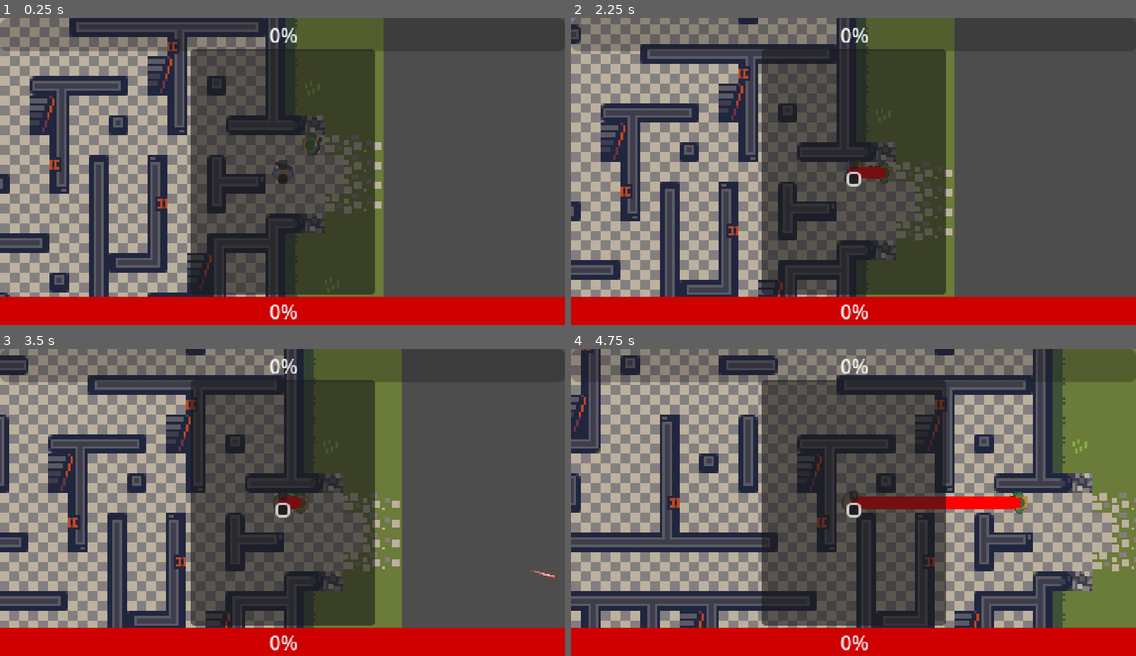
Above: before the commit, frames 1-4 (two rows, left to right).
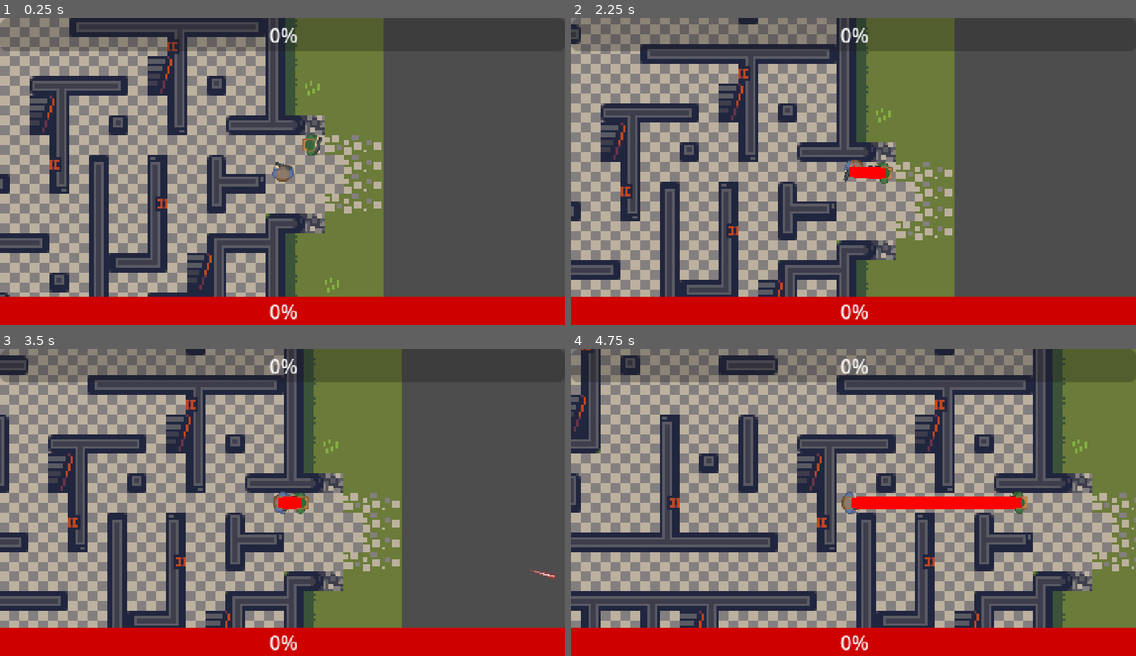
Above: after the commit, the same moments.

Repository: KeralaBlasters/year11godot
Game: Godot game, scene res://Scenes/Levels/Level1.tscn
Same seed, same stepped clock (60 frames per second), same inputs: the game is played once before the commit and once after it.
Inputs (mouse positions are in pixels of both pictures, inside the frame that each line leads up to):
- Up to frame 1 (0.25 s): no input
- Up to frame 2 (2.25 s): click (853, 165) at 0.52 s; click (853, 177) at 1.27 s; move the mouse to (825, 232) at 2.02 s; hold W (up) from 2.03 s (still down); click (825, 232) at 2.1 s
- Up to frame 3 (3.5 s): keep holding W (up); move the mouse to (452, 548) at 2.77 s; click (452, 548) at 2.85 s
- Up to frame 4 (4.75 s): move the mouse to (684, 456) at 3.52 s; release W (up) at 3.53 s; hold A (left) from 3.53 s (still down); click (684, 456) at 3.6 s; move the mouse to (881, 502) at 4.27 s; click (881, 502) at 4.35 s

The runs differ from the first frame. In frame 1, 23% of the frame differs, in the area x 33-67%, y 10-91%; in frame 2, 23%; in frame 3, 23%; in frame 4, 22%.

Commit message:
I worked on the UI and the enemy
I added buttons to the level up notice. I also made the enemy take damage.

Diff:
--- a/Thekeralablastersgame/Scenes/bullet.gd
+++ b/Thekeralablastersgame/Scenes/bullet.gd
@@ -9,7 +9,7 @@
 
 
 
-func _on_body_entered(body: Node2D) -> void:
+func _on_body_entered(body):
 	queue_free()
 	if body.is_in_group("Enemy") and body.has_method("take_damage"):
-		body.take_damage()
+		body.take_damage(BulletStats.bullet_damage)
--- a/Thekeralablastersgame/Scenes/enemy.gd
+++ b/Thekeralablastersgame/Scenes/enemy.gd
@@ -7,7 +7,7 @@
 @onready var animation_player = $AnimationPlayer
 @export var player_look_at: NodePath
 @export var Enemy_bullet = PackedScene
-@export var enemy_health = 50
+@export var enemy_health = 10
 
 enum state {IDLE, ATTACK}
 var enemy_anim_state = state.IDLE
@@ -20,10 +20,6 @@
 		enemy_anim_state = state.IDLE
 
 
-	#if _on_detect_player_area_body_entered(player):
-		#var c = Enemy_bullet.instantiate()
-		#owner.add_child(c)
-		#c.transform = $EnemyMuzzle.global_transform
 
 	if player:
 		nav.target_position = player.global_position
@@ -53,9 +49,7 @@
 
 
 func take_damage(dmg):
-	#enemy_health -= dmg
+	enemy_health -= dmg
 	enemy_health - 10
-
-
 	if enemy_health <= 0:
 		queue_free()
--- a/Thekeralablastersgame/Scenes/enemy.tscn
+++ b/Thekeralablastersgame/Scenes/enemy.tscn
@@ -87,7 +87,7 @@
 "idle": SubResource("Animation_lgine")
 }
 
-[node name="Enemy" type="CharacterBody2D"]
+[node name="Enemy" type="CharacterBody2D" groups=["Enemy"]]
 collision_mask = 0
 script = ExtResource("1_qvcea")
 
--- a/Thekeralablastersgame/Scenes/player.tscn
+++ b/Thekeralablastersgame/Scenes/player.tscn
@@ -146,6 +146,7 @@
 theme_override_styles/fill = SubResource("StyleBoxFlat_vbmuj")
 
 [node name="LevelUpNotice" type="PanelContainer" parent="UI/Control"]
+visible = false
 layout_mode = 1
 anchors_preset = 8
 anchor_left = 0.5
@@ -153,27 +154,30 @@
 anchor_right = 0.5
 anchor_bottom = 0.5
 offset_left = -75.0
-offset_top = -100.0
+offset_top = -99.0
 offset_right = 75.0
-offset_bottom = 100.0
+offset_bottom = 101.0
 grow_horizontal = 2
 grow_vertical = 2
 
 [node name="MarginContainer" type="MarginContainer" parent="UI/Control/LevelUpNotice"]
+custom_minimum_size = Vector2(150, 200)
 layout_mode = 2
 size_flags_horizontal = 4
 size_flags_vertical = 4
+theme_override_constants/margin_left = 10
+theme_override_constants/margin_top = 10
+theme_override_constants/margin_right = 10
+theme_override_constants/margin_bottom = 10
 
 [node name="VBoxContainer" type="VBoxContainer" parent="UI/Control/LevelUpNotice/MarginContainer"]
 layout_mode = 2
+theme_override_constants/separation = 12
 
-[node name="Button" type="Button" parent="UI/Control/LevelUpNotice/MarginContainer/VBoxContainer"]
+[node name="LevelUpHealth" type="Button" parent="UI/Control/LevelUpNotice/MarginContainer/VBoxContainer"]
 layout_mode = 2
+text = "Level Up Health"
 
-[node name="Button2" type="Button" parent="UI/Control/LevelUpNotice/MarginContainer/VBoxContainer"]
+[node name="LevelUpGun" type="Button" parent="UI/Control/LevelUpNotice/MarginContainer/VBoxContainer"]
 layout_mode = 2
-
-[node name="Button" type="Button" parent="UI/Control/LevelUpNotice/MarginContainer/VBoxContainer/Button2"]
-layout_mode = 0
-offset_right = 8.0
-offset_bottom = 8.0
+text = "Level Up Gun"
--- a/Thekeralablastersgame/project.godot
+++ b/Thekeralablastersgame/project.godot
@@ -14,6 +14,11 @@
 run/main_scene="res://Scenes/Levels/Level1.tscn"
 config/features=PackedStringArray("4.3", "Forward Plus")
 config/icon="res://icon.svg"
+
+[autoload]
+
+PlayerStats="*res://Singletons/player_stats.gd"
+BulletStats="*res://Singletons/bullet_stats.gd"
 
 [display]
 
